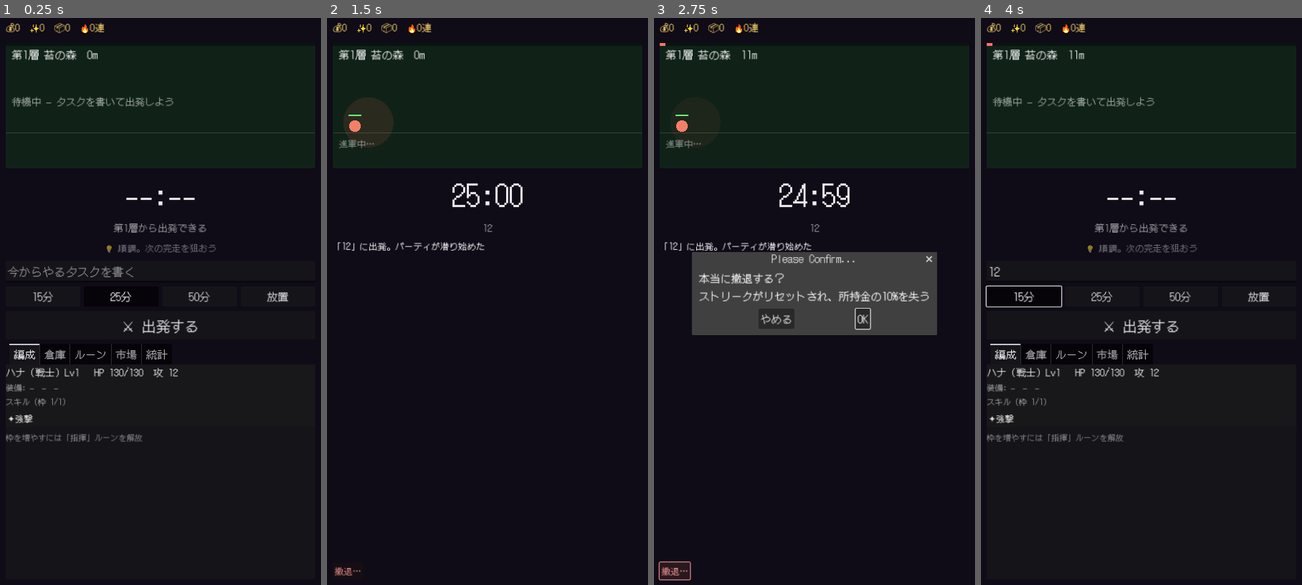
Above: before the commit, frames 1-4 (left to right).
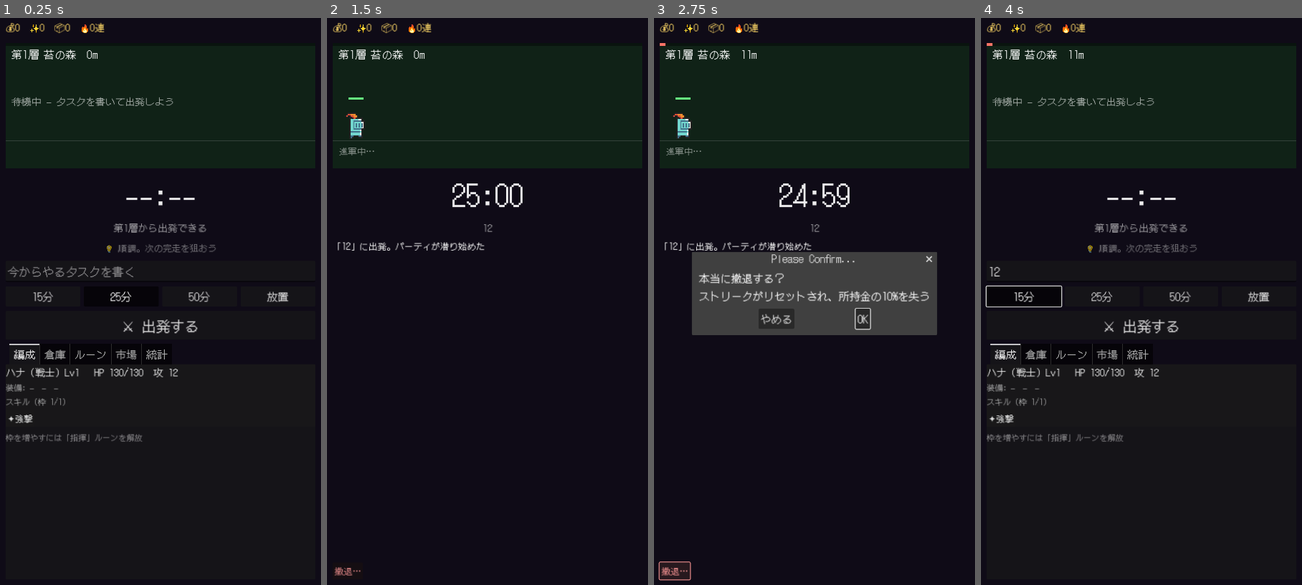
Above: after the commit, the same moments.

Repository: Conata/Pomodoro
Game: Godot game, scene res://main.tscn
Two runs of this game, one before a commit and one after it. Both use one fixed random seed, a clock stepped at 60 frames per second and the inputs below.
Inputs (mouse positions are in pixels of both pictures, inside the frame that each line leads up to):
- Up to frame 1 (0.25 s): no input
- Up to frame 2 (1.5 s): click (487, 273) at 0.52 s; type "12" at 0.6 s; click "⚔ 出発する" at 1.25 s
- Up to frame 3 (2.75 s): click "撤退…" at 2 s
- Up to frame 4 (4 s): click "OK" at 2.75 s; click "15分" at 3.5 s

The runs differ from the first frame. In frame 1, 0.6% of the frame differs, in the area x 1-99%, y 5-22%; in frame 2, 1.6%, in the area x 1-99%, y 5-25%; in frame 3, 0.7%; in frame 4, 0.6%.

Commit message:
feat: 本番想定アセット導入（0x72スプライト/Leohpaz SFX/Abstraction BGM）
- キャラ/モンスター: 0x72 DungeonTilesetII v1.7 (CC0) を DiveView に統合。
  クラス別ヒーロー（騎士/魔導士/天使/エルフ）と層バイオーム別モンスター、
  ボス、宝箱バッジを4フレームアニメで描画。スプライト欠落時は図形に
  フォールバック
- SFX: Leohpaz Minifantasy / RPG Essentials（要クレジット→統計タブと
  CREDITS.md に記載）。出発/完走/撤退/箱/装備/購入/ルーン/Lv UP/ゲート/
  全滅に配線。容量削減のため 16bit/22kHz モノラルへ変換済み
- BGM: Abstraction "Sketchbook"ループ (CC0)。出発タップで再生開始
  （Web自動再生制限対策）
- assets/third_party/CREDITS.md にライセンス台帳を整備

https://claude.ai/code/session_016Bm5d2aQMXMz4o4Q9JWW5n

Diff:
--- a/main.gd
+++ b/main.gd
@@ -45,6 +45,10 @@
 var result_panel: PanelContainer
 var result_text: Label
 var confirm: ConfirmationDialog
+var bgm: AudioStreamPlayer
+var sfx_pool: Array[AudioStreamPlayer] = []
+var sfx_next := 0
+var sfx_cache := {}
 
 
 func _ready() -> void:
@@ -120,6 +124,15 @@
 			"blessing", "blessing_done":
 				_log(e["msg"])
 				_update_blessing_ui()
+			"level":
+				_sfx("thunder")
+				_log(e["msg"])
+			"gate":
+				_sfx("enemy_death")
+				_log(e["msg"])
+			"wipe":
+				_sfx("damage")
+				_log(e["msg"])
 			_:
 				_log(e["msg"])
 
@@ -129,6 +142,7 @@
 	var minutes := float(result_summary["minutes"])
 	sim.register_completion(Time.get_date_string_from_system(), minutes)
 	last_duration = minutes
+	_sfx("teleport")
 	_notify("完走！ %d分の集中、おつかれさま" % int(minutes))
 	phase = Phase.RESULT
 	result_text.text = _result_body()
@@ -154,6 +168,9 @@
 		task = "集中セッション"
 	var now := Time.get_unix_time_from_system()
 	_request_notify_permission()
+	_sfx("ui_confirm")
+	if bgm != null and not bgm.playing:
+		bgm.play()  # Webの自動再生制限はユーザー操作起点なら通る
 	sim.start_run(task, selected_minutes, now)
 	if selected_minutes > 0.0:
 		last_duration = selected_minutes
@@ -173,6 +190,7 @@
 
 
 func _on_abandon_confirmed() -> void:
+	_sfx("ui_denied")
 	sim.abandon_run()
 	_pump_events()
 	_enter_idle()
@@ -301,6 +319,37 @@
 	confirm.cancel_button_text = "やめる"
 	confirm.confirmed.connect(_on_confirmed)
 	add_child(confirm)
+	_build_audio()
+
+
+func _build_audio() -> void:
+	for i in 4:
+		var p := AudioStreamPlayer.new()
+		p.volume_db = -8.0
+		add_child(p)
+		sfx_pool.append(p)
+	var music_path := "res://assets/third_party/music/sketchbook_loop.ogg"
+	if ResourceLoader.exists(music_path):
+		bgm = AudioStreamPlayer.new()
+		var stream: AudioStream = load(music_path)
+		if stream is AudioStreamOggVorbis:
+			stream.loop = true
+		bgm.stream = stream
+		bgm.volume_db = -18.0
+		add_child(bgm)
+
+
+func _sfx(sfx_name: String) -> void:
+	if not sfx_cache.has(sfx_name):
+		var path := "res://assets/third_party/sfx/%s.wav" % sfx_name
+		sfx_cache[sfx_name] = load(path) if ResourceLoader.exists(path) else null
+	var stream: AudioStream = sfx_cache[sfx_name]
+	if stream == null:
+		return
+	var p := sfx_pool[sfx_next]
+	sfx_next = (sfx_next + 1) % sfx_pool.size()
+	p.stream = stream
+	p.play()
 
 
 func _build_idle_panel(parent: Control) -> void:
@@ -637,6 +686,7 @@
 
 
 func _on_open_chests() -> void:
+	_sfx("chest_open")
 	sim.open_chests()
 	_pump_events()
 	_save(Time.get_unix_time_from_system())
@@ -661,6 +711,7 @@
 	for it in sim.state["inventory"]:
 		if int(it["id"]) == item_id:
 			sim.equip_from_inventory(item_id, int(_equip_target(it)["idx"]))
+			_sfx("ui_equip")
 			break
 	_refresh_all()
 
@@ -697,6 +748,7 @@
 
 func _on_rune_confirmed(id: String) -> void:
 	if sim.unlock_rune(id):
+		_sfx("ui_confirm")
 		_pump_events()
 		_save(Time.get_unix_time_from_system())
 		_refresh_all()
@@ -743,6 +795,7 @@
 
 func _on_buy(idx: int) -> void:
 	if sim.buy_ship(idx):
+		_sfx("ui_buy")
 		_pump_events()
 		_save(Time.get_unix_time_from_system())
 		_refresh_all()
@@ -772,6 +825,11 @@
 		var minutes := float(s["weekly"].get(date, 0.0))
 		var bar := "▮".repeat(mini(int(minutes / 15.0) + (1 if minutes > 0.0 else 0), 20))
 		stats_box.add_child(_label("%s  %s %d分" % [date.substr(5), bar, int(minutes)], 18))
+	# クレジット（SFXは帰属表示が必須。詳細は assets/third_party/CREDITS.md）
+	stats_box.add_child(_label("― クレジット ―", 16, Color(1, 1, 1, 0.4)))
+	stats_box.add_child(_label(
+		"Sprites: 0x72 (CC0) / SFX: Leohpaz — Minifantasy & RPG Essentials / Music: Abstraction (CC0) / Font: DotGothic16 (OFL)",
+		14, Color(1, 1, 1, 0.4)))
 
 
 func _on_claim_daily() -> void:
--- a/src/sim/data.gd
+++ b/src/sim/data.gd
@@ -91,14 +91,22 @@
 	"cmd2": {"name": "指揮Ⅱ", "cost": 6000, "pos": [0, 3], "prev": ["awaken"], "effect": {"party": 1}, "desc": "ヒーロー枠 +1"},
 }
 
-# バイオーム5種ループ
+# バイオーム5種ループ。mobs/boss は 0x72 DungeonTilesetII のスプライト接頭辞
 const BIOMES := [
-	{"name": "苔の森", "color": Color(0.14, 0.30, 0.20)},
-	{"name": "廃坑", "color": Color(0.28, 0.22, 0.15)},
-	{"name": "水晶洞", "color": Color(0.16, 0.24, 0.40)},
-	{"name": "溶岩窟", "color": Color(0.38, 0.14, 0.10)},
-	{"name": "星霜の塔", "color": Color(0.22, 0.15, 0.36)},
+	{"name": "苔の森", "color": Color(0.14, 0.30, 0.20), "mobs": ["goblin", "slug"], "boss": "ogre"},
+	{"name": "廃坑", "color": Color(0.28, 0.22, 0.15), "mobs": ["skelet", "orc_warrior"], "boss": "big_zombie"},
+	{"name": "水晶洞", "color": Color(0.16, 0.24, 0.40), "mobs": ["ice_zombie", "wogol"], "boss": "big_demon"},
+	{"name": "溶岩窟", "color": Color(0.38, 0.14, 0.10), "mobs": ["imp", "chort"], "boss": "big_demon"},
+	{"name": "星霜の塔", "color": Color(0.22, 0.15, 0.36), "mobs": ["necromancer", "masked_orc"], "boss": "big_zombie"},
 ]
+
+# ヒーロークラス → スプライト接頭辞
+const CLASS_SPRITES := {
+	"warrior": "knight_m",
+	"mage": "wizzard_m",
+	"priest": "angel",
+	"rogue": "elf_m",
+}
 
 # レベルアップ時の加護（パーティ全体に累積）
 const BLESSINGS := [
--- a/src/sim/sim.gd
+++ b/src/sim/sim.gd
@@ -334,15 +334,18 @@
 		mobs.append({
 			"name": "%sの主" % biome["name"],
 			"hp": 350.0 * s, "max_hp": 350.0 * s, "atk": 9.0 * s, "boss": true,
+			"sprite": String(biome.get("boss", "")),
 		})
 		_emit("log", "ボスゲート！ 「%sの主」が立ちはだかる" % biome["name"])
 	else:
 		var n := 2 + rng.randi(3)
+		var sprites: Array = biome.get("mobs", [])
 		for i in n:
 			var hp := 26.0 * s * rng.randf_range(0.8, 1.2)
 			mobs.append({
 				"name": "%sの魔物" % biome["name"],
 				"hp": hp, "max_hp": hp, "atk": 2.2 * s, "boss": false,
+				"sprite": "" if sprites.is_empty() else String(sprites[rng.randi(sprites.size())]),
 			})
 	state["mobs"] = mobs
 	state["in_combat"] = true
@@ -514,7 +517,7 @@
 		state["distance"] = gate + 2.0
 		state["checkpoint"] = layer + 1
 		state["best_layer"] = maxi(int(state["best_layer"]), layer + 1)
-		_emit("log", "ゲート突破！ 第%d層へ（チェックポイント更新）" % (layer + 2))
+		_emit("gate", "ゲート突破！ 第%d層へ（チェックポイント更新）" % (layer + 2))
 	state["next_encounter"] = float(state["distance"]) + 30.0 + rng.randf() * 40.0
 
 
@@ -527,7 +530,7 @@
 	for h in state["heroes"]:
 		h["hp"] = hero_maxhp(h) * 0.5
 		h["shield"] = 0.0
-	_emit("log", "全滅！ チェックポイント（第%d層）から再出発…" % (int(state["checkpoint"]) + 1))
+	_emit("wipe", "全滅！ チェックポイント（第%d層）から再出発…" % (int(state["checkpoint"]) + 1))
 
 
 # --- 経験値・加護 ------------------------------------------------------------
@@ -539,7 +542,7 @@
 		h["xp"] = float(h["xp"]) - GameData.xp_needed(int(h["lv"]))
 		h["lv"] = int(h["lv"]) + 1
 		h["hp"] = hero_maxhp(h)
-		_emit("log", "%s が Lv%d に！" % [h["name"], int(h["lv"])])
+		_emit("level", "%s が Lv%d に！" % [h["name"], int(h["lv"])])
 		_queue_blessing(h["name"])
 
 
--- a/src/ui/dive_view.gd
+++ b/src/ui/dive_view.gd
@@ -2,19 +2,57 @@
 extends Control
 ## 潜行ビュー。集中中は「見ない前提」（DESIGN.md コアループ）なので、
 ## 進軍の雰囲気が一目で分かる最小限の描画に留める。
+## スプライトは 0x72 DungeonTilesetII（CC0）。見つからない場合は図形で代替。
+
+const FRAME_DIR := "res://assets/third_party/dungeon/frames/"
+const SCALE := 3.0
+const ANIM_FPS := 6.0
 
 var sim: GameSim = null
 var pulse := 0.0
+var _tex_cache := {}
 
 
 func _ready() -> void:
 	clip_contents = true
+	texture_filter = CanvasItem.TEXTURE_FILTER_NEAREST  # ピクセルアートをくっきり
 
 
 func _process(delta: float) -> void:
 	pulse += delta
 	if visible:
 		queue_redraw()
+
+
+func _tex(frame_name: String) -> Texture2D:
+	if not _tex_cache.has(frame_name):
+		var path := FRAME_DIR + frame_name + ".png"
+		_tex_cache[frame_name] = load(path) if ResourceLoader.exists(path) else null
+	return _tex_cache[frame_name]
+
+
+## prefix+モードの現在アニメフレーム（4枚ループ）。無ければ null。
+func _anim_tex(prefix: String, mode: String) -> Texture2D:
+	if prefix.is_empty():
+		return null
+	var f := int(pulse * ANIM_FPS) % 4
+	var tex := _tex("%s_%s_anim_f%d" % [prefix, mode, f])
+	if tex == null:
+		tex = _tex("%s_anim_f%d" % [prefix, f])  # necromancer 等は idle/run 区別なし
+	return tex
+
+
+func _draw_sprite(tex: Texture2D, foot: Vector2, flip: bool = false) -> void:
+	var sz := tex.get_size() * SCALE
+	var rect := Rect2(foot - Vector2(sz.x * 0.5, sz.y), sz)
+	if flip:
+		rect = Rect2(rect.position + Vector2(rect.size.x, 0), Vector2(-rect.size.x, rect.size.y))
+	draw_texture_rect(tex, rect, false)
+
+
+func _draw_hp_bar(center_x: float, top_y: float, ratio: float, width: float = 34.0) -> void:
+	draw_rect(Rect2(center_x - width * 0.5, top_y, width, 5), Color(0, 0, 0, 0.55))
+	draw_rect(Rect2(center_x - width * 0.5, top_y, width * clampf(ratio, 0.0, 1.0), 5), Color(0.4, 0.95, 0.5))
 
 
 func _draw() -> void:
@@ -33,20 +71,30 @@
 	draw_rect(Rect2(0, 0, sz.x, 6), Color(0, 0, 0, 0.4))
 	draw_rect(Rect2(0, 0, sz.x * progress, 6), Color(1.0, 0.45, 0.4))
 
-	# 見出し
 	var head := "第%d層 %s  %dm" % [layer + 1, biome["name"], int(dist)]
 	draw_string(font, Vector2(14, 36), head, HORIZONTAL_ALIGNMENT_LEFT, -1, 24, Color(1, 1, 1, 0.9))
 
-	var ground := sz.y * 0.72
+	var ground := sz.y * 0.78
 	draw_line(Vector2(0, ground), Vector2(sz.x, ground), Color(1, 1, 1, 0.15), 2.0)
+
+	# 宝箱バッジ（右上）
+	var chests := int(sim.state["chests"])
+	if chests > 0:
+		var chest_tex := _tex("chest_full_open_anim_f0")
+		if chest_tex != null:
+			draw_texture_rect(chest_tex, Rect2(sz.x - 92, 14, 32, 32), false)
+		draw_string(font, Vector2(sz.x - 54, 38), "×%d" % chests, HORIZONTAL_ALIGNMENT_LEFT, -1, 20, Color(1.0, 0.85, 0.4))
 
 	var run_active: bool = sim.state["run"]["active"]
 	if not run_active:
-		var msg := "待機中 — タスクを書いて出発しよう"
-		draw_string(font, Vector2(14, sz.y * 0.5), msg, HORIZONTAL_ALIGNMENT_LEFT, -1, 22, Color(1, 1, 1, 0.6))
+		draw_string(font, Vector2(14, sz.y * 0.5), "待機中 — タスクを書いて出発しよう",
+				HORIZONTAL_ALIGNMENT_LEFT, -1, 22, Color(1, 1, 1, 0.6))
 		return
 
-	# パーティ（左側）
+	var in_combat: bool = sim.state["in_combat"]
+	var mobs: Array = sim.state["mobs"]
+
+	# パーティ（左側）。移動中は run、戦闘中は idle アニメ
 	var heroes: Array = sim.state["heroes"]
 	var class_colors := {
 		"warrior": Color(0.95, 0.5, 0.4),
@@ -54,31 +102,39 @@
 		"priest": Color(0.95, 0.9, 0.5),
 		"rogue": Color(0.6, 0.95, 0.6),
 	}
-	var glow := 0.25 + 0.15 * sin(pulse * 2.0)
-	draw_circle(Vector2(80, ground - 24), 56.0, Color(1.0, 0.4, 0.4, glow * 0.4))
+	var mode := "idle" if in_combat or float(sim.state["retreat_cd"]) > 0.0 else "run"
 	for i in heroes.size():
 		var h: Dictionary = heroes[i]
-		var x := 50.0 + i * 40.0
+		var x := 52.0 + i * 58.0
 		var alive := float(h["hp"]) > 0.0
-		var c: Color = class_colors.get(h["cls"], Color.WHITE)
-		if not alive:
-			c = Color(0.3, 0.3, 0.3)
-		draw_circle(Vector2(x, ground - 16), 13.0, c)
-		var ratio := clampf(float(h["hp"]) / sim.hero_maxhp(h), 0.0, 1.0)
-		draw_rect(Rect2(x - 14, ground - 42, 28, 4), Color(0, 0, 0, 0.5))
-		draw_rect(Rect2(x - 14, ground - 42, 28 * ratio, 4), Color(0.4, 0.95, 0.5))
+		var prefix: String = GameData.CLASS_SPRITES.get(h["cls"], "")
+		var tex := _anim_tex(prefix, mode if alive else "idle")
+		if tex != null:
+			if not alive:
+				var dead_rect := Rect2(Vector2(x - tex.get_size().x * SCALE * 0.5, ground - tex.get_size().y * SCALE), tex.get_size() * SCALE)
+				draw_texture_rect(tex, dead_rect, false, Color(0.35, 0.35, 0.35))
+			else:
+				_draw_sprite(tex, Vector2(x, ground))
+			_draw_hp_bar(x, ground - tex.get_size().y * SCALE - 12.0, float(h["hp"]) / sim.hero_maxhp(h))
+		else:
+			var c: Color = class_colors.get(h["cls"], Color.WHITE) if alive else Color(0.3, 0.3, 0.3)
+			draw_circle(Vector2(x, ground - 16), 13.0, c)
+			_draw_hp_bar(x, ground - 46, float(h["hp"]) / sim.hero_maxhp(h), 28.0)
 
-	# 敵（右側）
-	var mobs: Array = sim.state["mobs"]
+	# 敵（右側、左向き）
 	for i in mobs.size():
 		var m: Dictionary = mobs[i]
-		var x := sz.x - 70.0 - i * 44.0
 		var boss: bool = m["boss"]
-		var r := 24.0 if boss else 12.0
-		draw_circle(Vector2(x, ground - r - 2), r, Color(0.85, 0.25, 0.3) if boss else Color(0.7, 0.3, 0.5))
+		var x := sz.x - 86.0 - i * 60.0
+		var tex := _anim_tex(String(m.get("sprite", "")), "idle")
 		var ratio := clampf(float(m["hp"]) / float(m["max_hp"]), 0.0, 1.0)
-		draw_rect(Rect2(x - 16, ground - r * 2 - 14, 32, 4), Color(0, 0, 0, 0.5))
-		draw_rect(Rect2(x - 16, ground - r * 2 - 14, 32 * ratio, 4), Color(0.95, 0.4, 0.35))
+		if tex != null:
+			_draw_sprite(tex, Vector2(x, ground), true)
+			_draw_hp_bar(x, ground - tex.get_size().y * SCALE - 12.0, ratio, 44.0 if boss else 34.0)
+		else:
+			var r := 24.0 if boss else 12.0
+			draw_circle(Vector2(x, ground - r - 2), r, Color(0.85, 0.25, 0.3) if boss else Color(0.7, 0.3, 0.5))
+			_draw_hp_bar(x, ground - r * 2 - 14, ratio, 32.0)
 
 	if float(sim.state["retreat_cd"]) > 0.0:
 		draw_string(font, Vector2(14, ground + 32), "態勢を立て直している…", HORIZONTAL_ALIGNMENT_LEFT, -1, 20, Color(1, 0.7, 0.5))
Binary file added: assets/third_party/dungeon/0x72_DungeonTilesetII_v1.7.png
Not shown, added: assets/third_party/dungeon/0x72_DungeonTilesetII_v1.7.png.import
Binary file added: assets/third_party/dungeon/frames/angel_idle_anim_f0.png
Not shown, added: assets/third_party/dungeon/frames/angel_idle_anim_f0.png.import
Binary file added: assets/third_party/dungeon/frames/angel_idle_anim_f1.png
Not shown, added: assets/third_party/dungeon/frames/angel_idle_anim_f1.png.import
Binary file added: assets/third_party/dungeon/frames/angel_idle_anim_f2.png
Not shown, added: assets/third_party/dungeon/frames/angel_idle_anim_f2.png.import
Binary file added: assets/third_party/dungeon/frames/angel_idle_anim_f3.png
Not shown, added: assets/third_party/dungeon/frames/angel_idle_anim_f3.png.import
Binary file added: assets/third_party/dungeon/frames/angel_run_anim_f0.png
Not shown, added: assets/third_party/dungeon/frames/angel_run_anim_f0.png.import
(and 759 more such lines)
